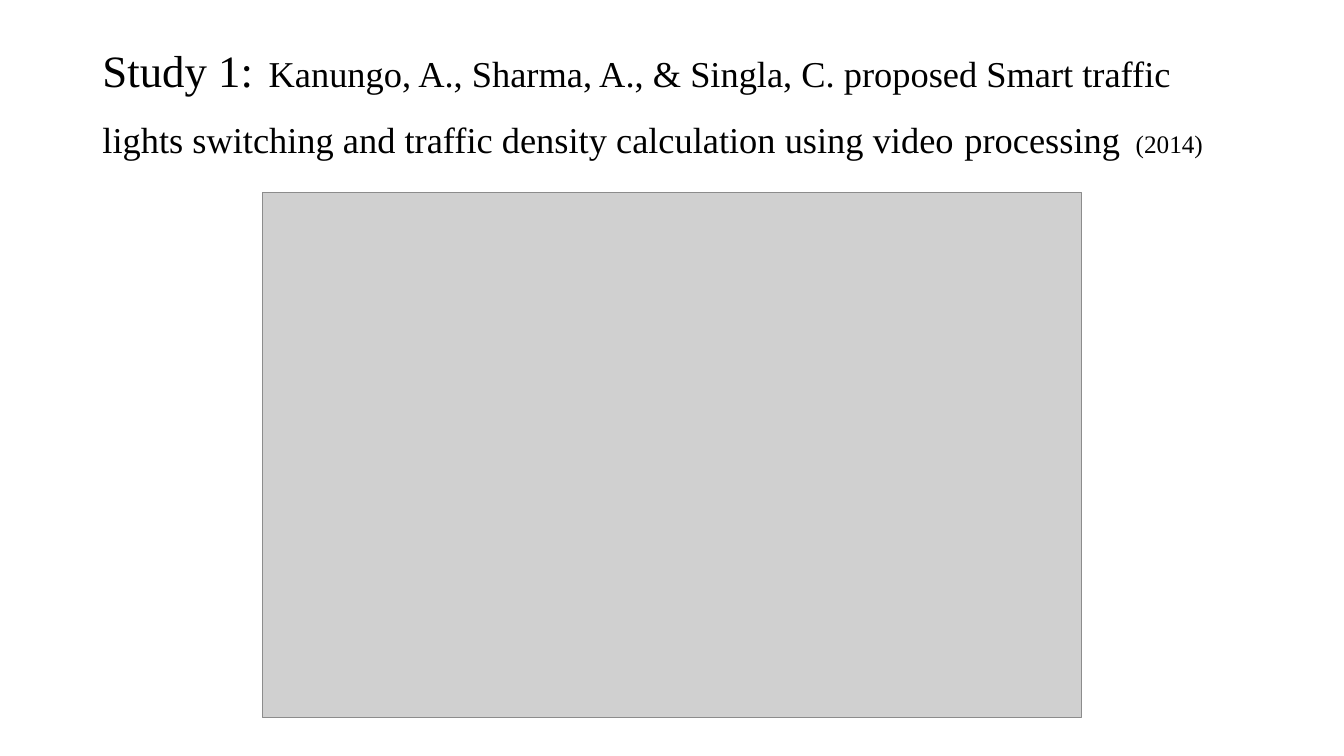
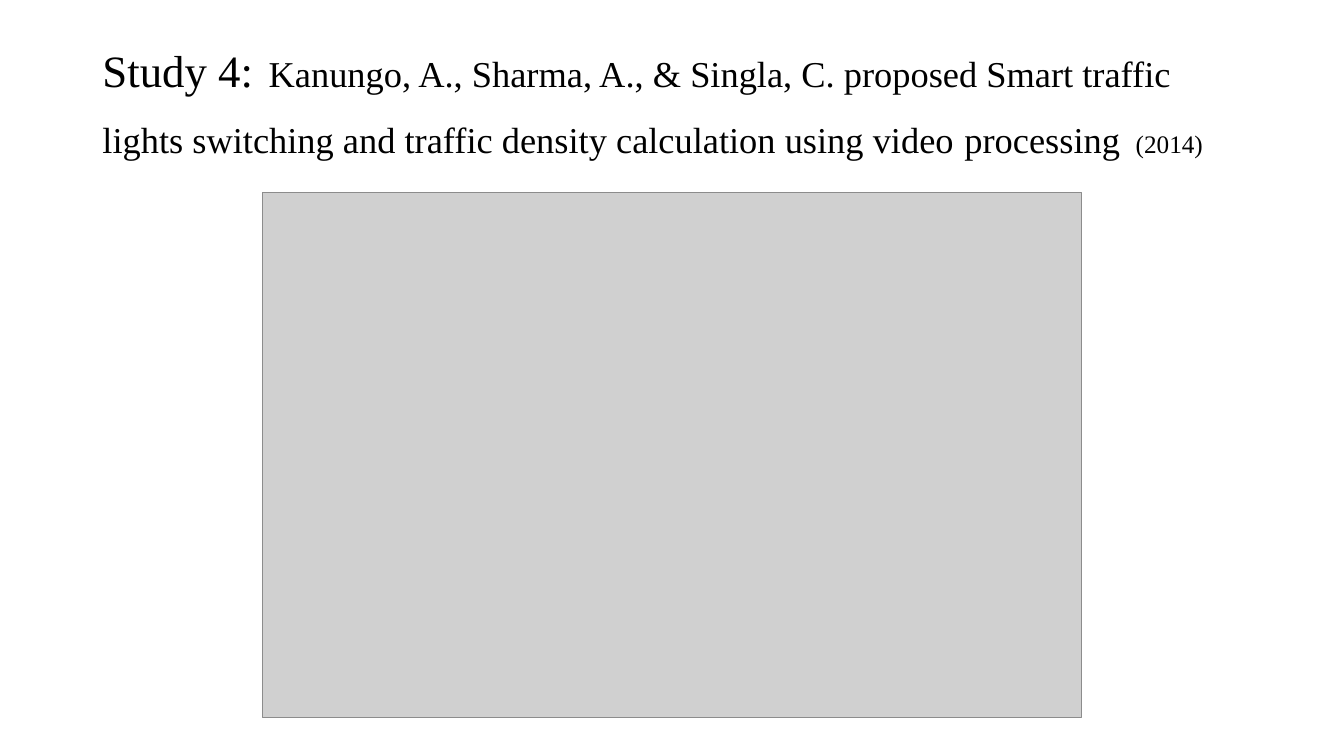
Before and after one commit to kamaljohnson/adaptive-traffic-signal-control, a slide deck: slide 14 of documents/Litrature Review.pptx (slide 4 before the commit). Drawn at 1344x756 pixels with LibreOffice and Linux fonts; fonts in the diff are those of the drawing; grey boxes stand for pictures. Boxes give left, top, right and bottom in pixels: in the first picture for what was removed or moved away, otherwise in the second. Text is boxed around its words. In the diff, an @@ line names an element or a change of style, - is before the commit and + after.

```diff
--- a/documents/Litrature Review.pptx
+++ b/documents/Litrature Review.pptx
@@ title at bbox=[102, 56, 1203, 160]: text changed @@
-Study 1: Kanungo, A., Sharma, A., & Singla, C. proposed Smart traffic lights switching and traffic density calculation using video processing (2014)
+Study 4: Kanungo, A., Sharma, A., & Singla, C. proposed Smart traffic lights switching and traffic density calculation using video processing (2014)
```
Also in this commit, not shown: 11 other slides changed, 4 slides added, 5 slides removed.
